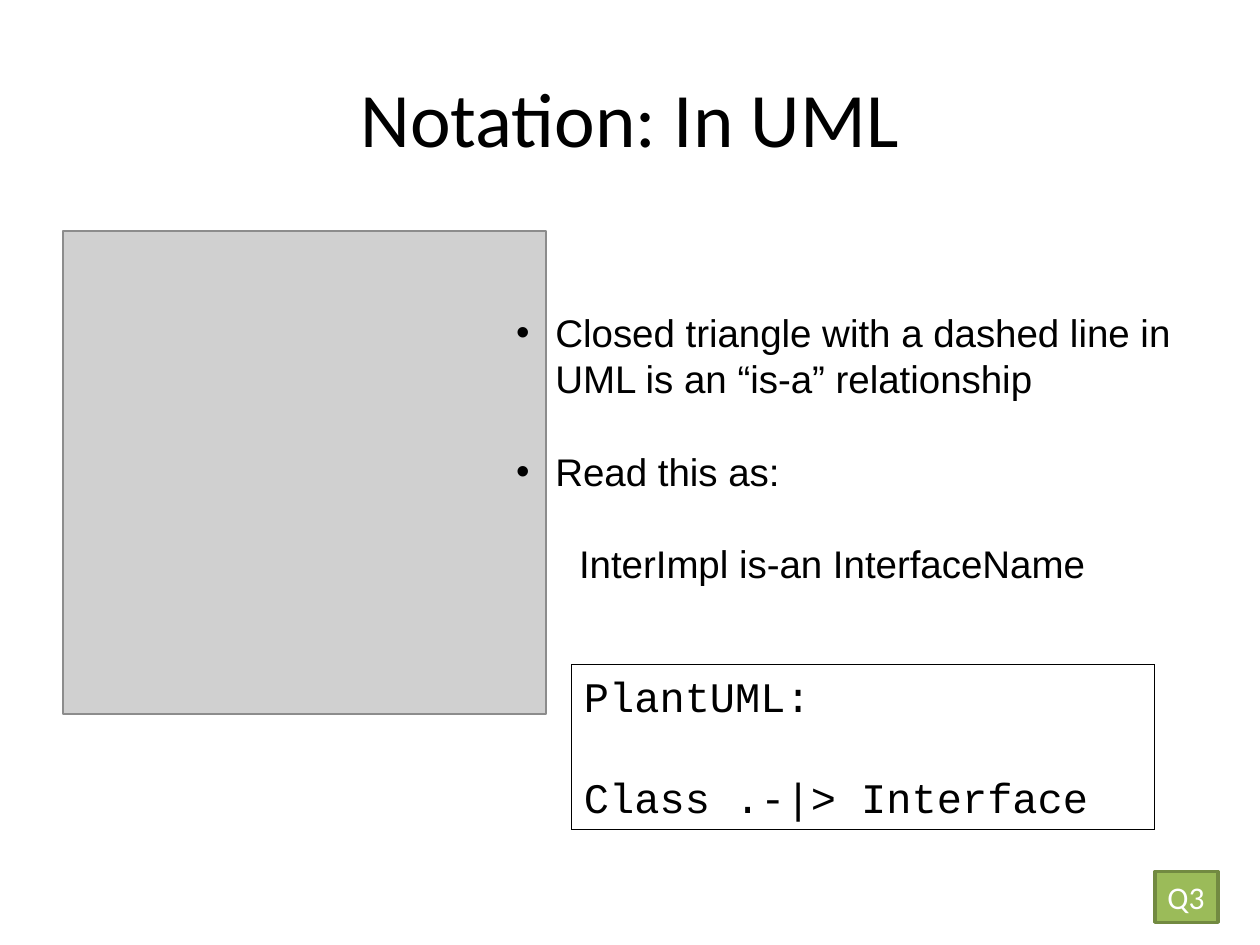
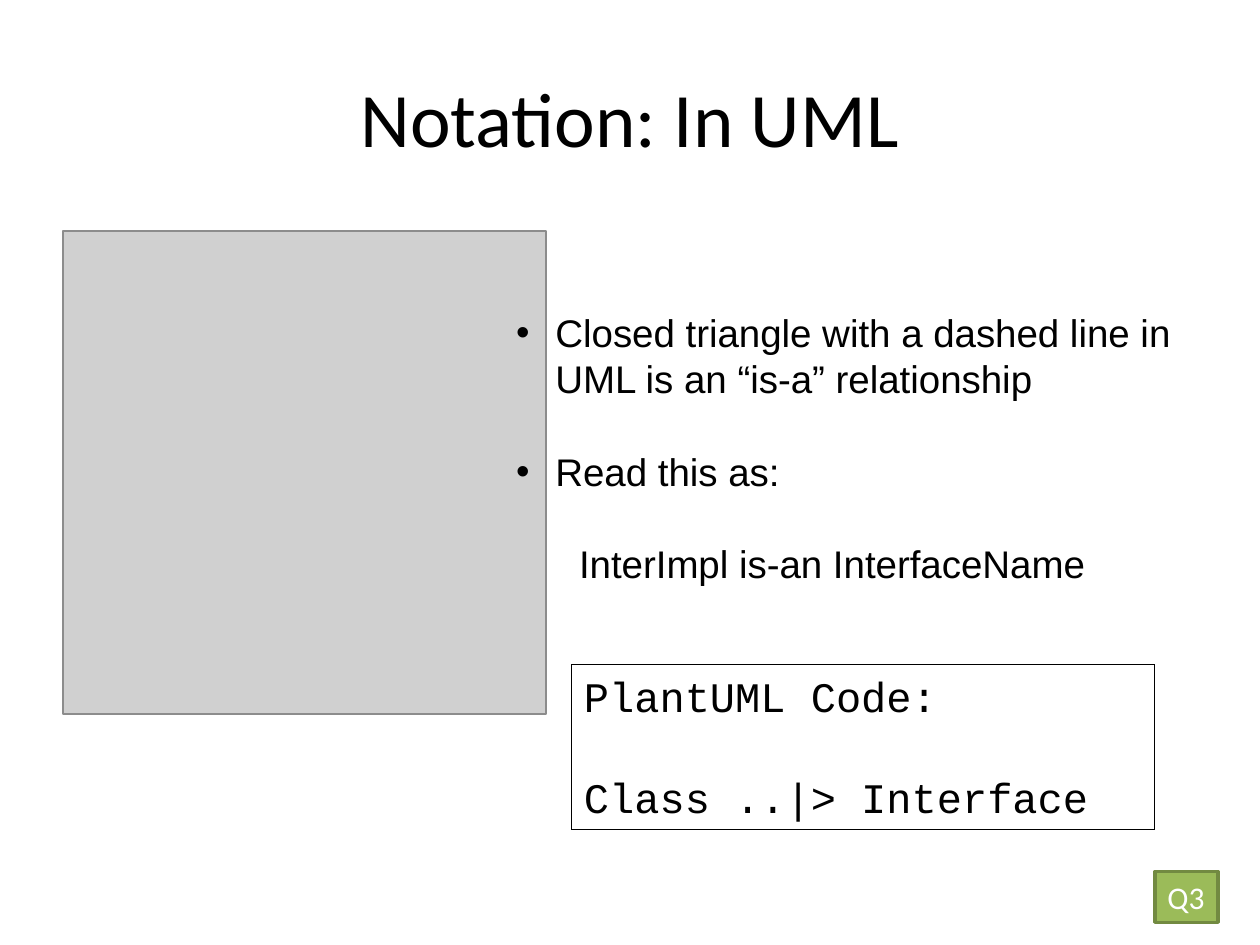
Before and after one commit to RHIT-CSSE/csse220, a slide deck: slide 11 of ClassMaterials/Interfaces/Slides/Interfaces.pptx. Drawn at 1260x945 pixels with LibreOffice and Linux fonts; fonts in the diff are those of the drawing; grey boxes stand for pictures. Boxes give left, top, right and bottom in pixels: in the first picture for what was removed or moved away, otherwise in the second. Text is boxed around its words. In the diff, an @@ line names an element or a change of style, - is before the commit and + after.

```diff
--- a/ClassMaterials/Interfaces/Slides/Interfaces.pptx
+++ b/ClassMaterials/Interfaces/Slides/Interfaces.pptx
@@ text in rectangle at (584, 681, 1088, 814): text changed @@
-PlantUML:
-Class .-|> Interface
+PlantUML Code:
+Class ..|> Interface
```
Also in this commit, not shown: 19 other slides changed, 4 slides added, 3 slides removed.
